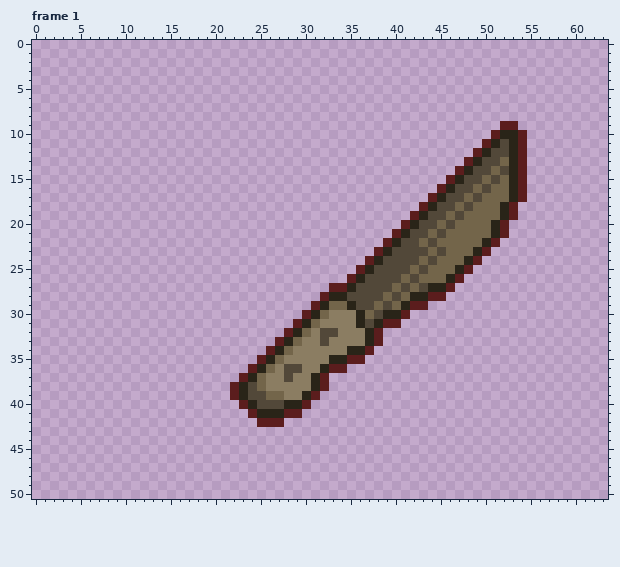
File history of a pixel-art file, Aseprite/placeholders/clues-objects.aseprite. The picture above was drawn from the file before the commit.
64x51 pixels, 4 frames. Shown: frame 1. The commit also changed other frames, which this record leaves out.
Now the later version:
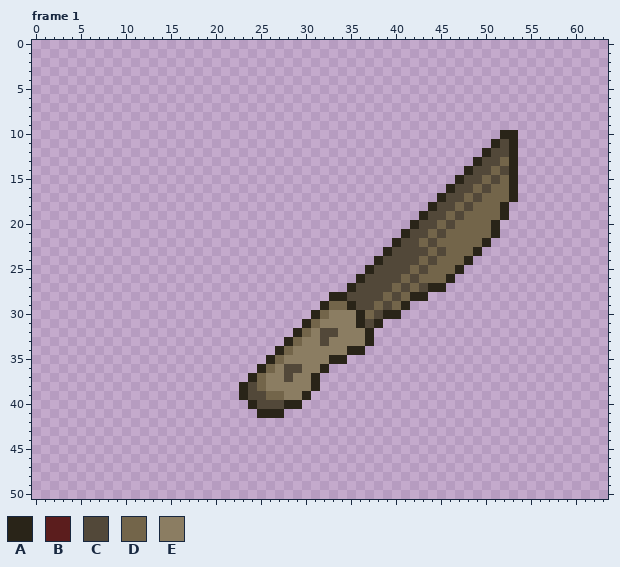
Palette (. is transparent): A #292418  B #5b1d1d  C #524839  D #73654a  E #8b7d62
Change:
layer "OUTLINE" now hidden
--- frame 1
@@ x 20..56 @@
  8 .....................................
- 9 ................................BB...
-10 ...............................BAAB..
-11 ..............................BACAB..
-12 .............................BACCAB..
-13 ............................BACCDAB..
-14 ...........................BACCDCAB..
-15 ..........................BACCDCDAB..
-16 .........................BACCDCDDAB..
-17 ........................BACCDCDDDAB..
-18 .......................BACCDCDDDAB...
-19 ......................BACCDCDDDDAB...
-20 .....................BACCDCDDDDAB....
-21 ....................BACCDCDDDDDAB....
-22 ...................BACCDCDDDDDAB.....
-23 ..................BACCCCDCDDDAB......
-24 .................BACCCCDCDDDAB.......
-25 ................BACCCCDCDDDAB........
-26 ...............BACCCCDCDDDAB.........
-27 .............BBACCCCDCDCAAB..........
-28 ............BAACCCCDCDAABB...........
-29 ...........BADDACCDCDABB.............
-30 ..........BADEEEADCAAB...............
-31 .........BADEEEEACABB................
-32 ........BADECCEEEAB..................
-33 .......BADEECEEEEAB..................
-34 ......BADEEEEEEAAB...................
-35 .....BADEEEEEAABB....................
-36 ....BADECCEEABB......................
-37 ...BADEECEEAB........................
-38 ..BACDEEEEEAB........................
-39 ..BACCDDEEAB.........................
-40 ...BACCCAAB..........................
-41 ....BAAABB...........................
-42 .....BBB.............................
+ 9 .....................................
+10 ................................AA...
+11 ...............................ACA...
+12 ..............................ACCA...
+13 .............................ACCDA...
+14 ............................ACCDCA...
+15 ...........................ACCDCDA...
+16 ..........................ACCDCDDA...
+17 .........................ACCDCDDDA...
+18 ........................ACCDCDDDA....
+19 .......................ACCDCDDDDA....
+20 ......................ACCDCDDDDA.....
+21 .....................ACCDCDDDDDA.....
+22 ....................ACCDCDDDDDA......
+23 ...................ACCCCDCDDDA.......
+24 ..................ACCCCDCDDDA........
+25 .................ACCCCDCDDDA.........
+26 ................ACCCCDCDDDA..........
+27 ...............ACCCCDCDCAA...........
+28 .............AACCCCDCDAA.............
+29 ............ADDACCDCDA...............
+30 ...........ADEEEADCAA................
+31 ..........ADEEEEACA..................
+32 .........ADECCEEEA...................
+33 ........ADEECEEEEA...................
+34 .......ADEEEEEEAA....................
+35 ......ADEEEEEAA......................
+36 .....ADECCEEA........................
+37 ....ADEECEEA.........................
+38 ...ACDEEEEEA.........................
+39 ...ACCDDEEA..........................
+40 ....ACCCAA...........................
+41 .....AAA.............................
+42 .....................................
 43 .....................................
